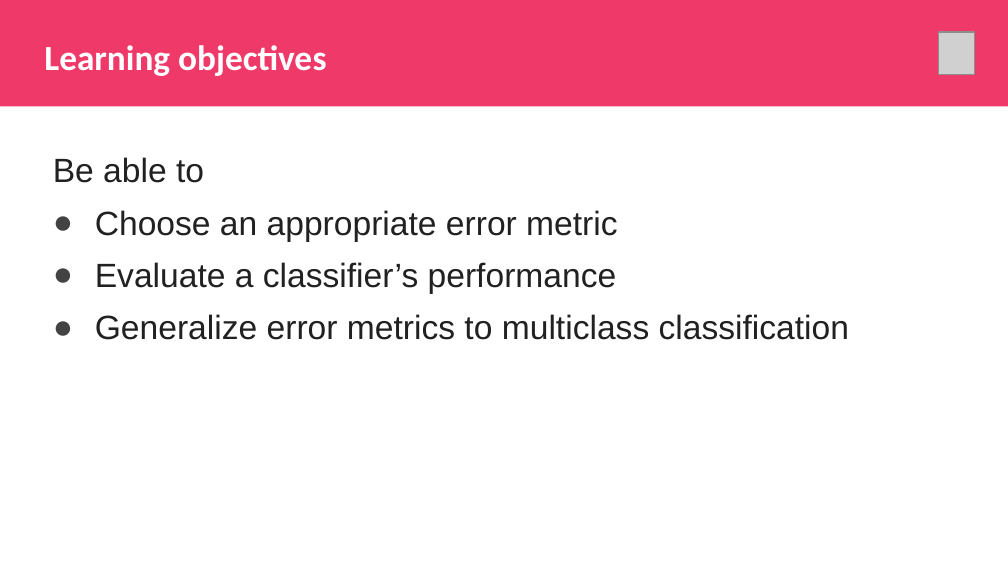
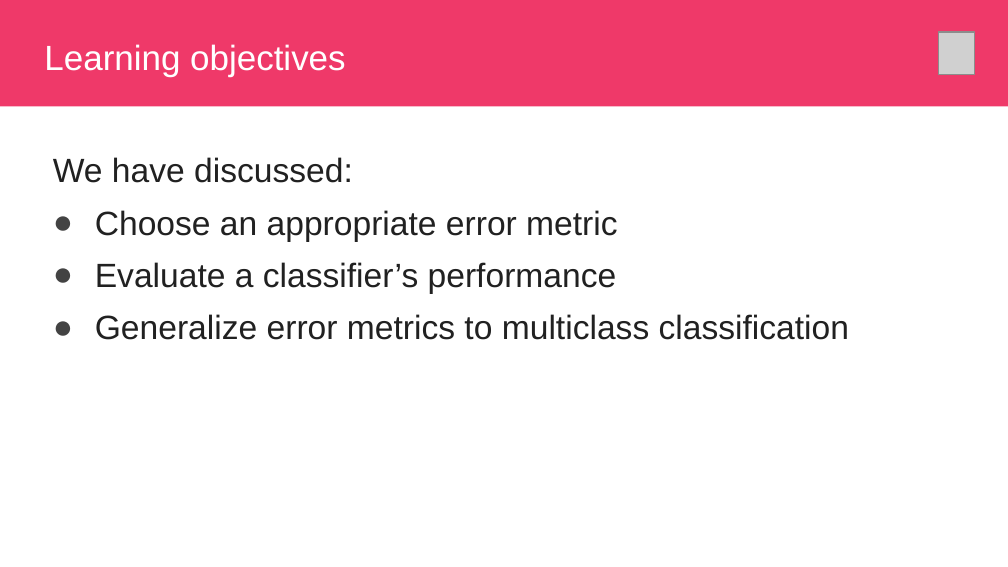
Before and after one commit to javediahmed/misc, a slide deck: slide 36 of Classification_Error_Metrics.pptx. Drawn at 1008x567 pixels with LibreOffice and Linux fonts; fonts in the diff are those of the drawing; grey boxes stand for pictures; background and template pictures are left out. Boxes give left, top, right and bottom in pixels: in the first picture for what was removed or moved away, otherwise in the second. Text is boxed around its words. In the diff, an @@ line names an element or a change of style, - is before the commit and + after.

```diff
--- a/Classification_Error_Metrics.pptx
+++ b/Classification_Error_Metrics.pptx
@@ title "Learning objectives" at [44, 44, 345, 77]: size 25.2 to 25 pt, font Calibri to Arial, bold off @@
@@ text at [53, 157, 353, 183]: text changed @@
-Be able to
+We have discussed:
```
Also in this commit, not shown: 9 other slides changed, 1 slide removed.
